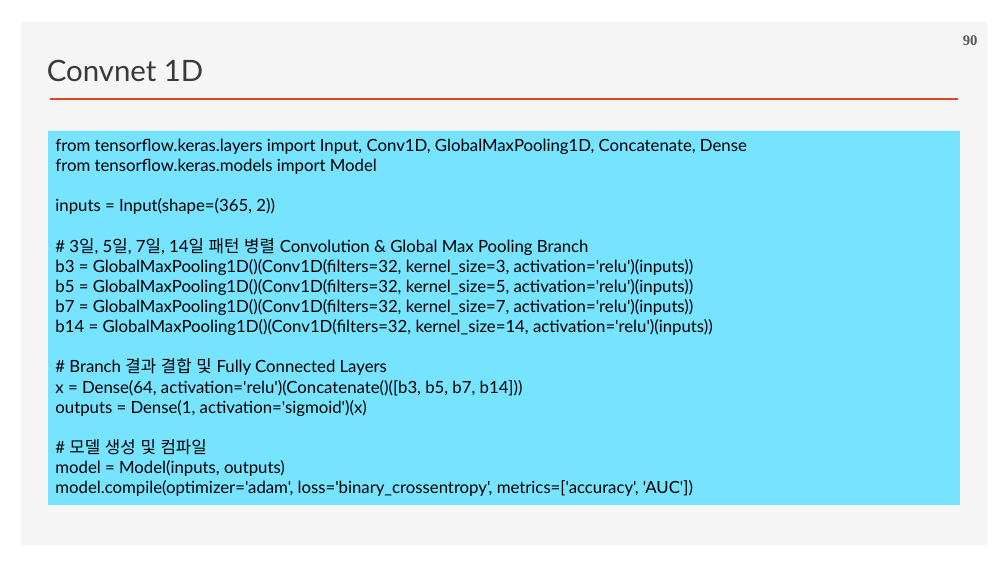
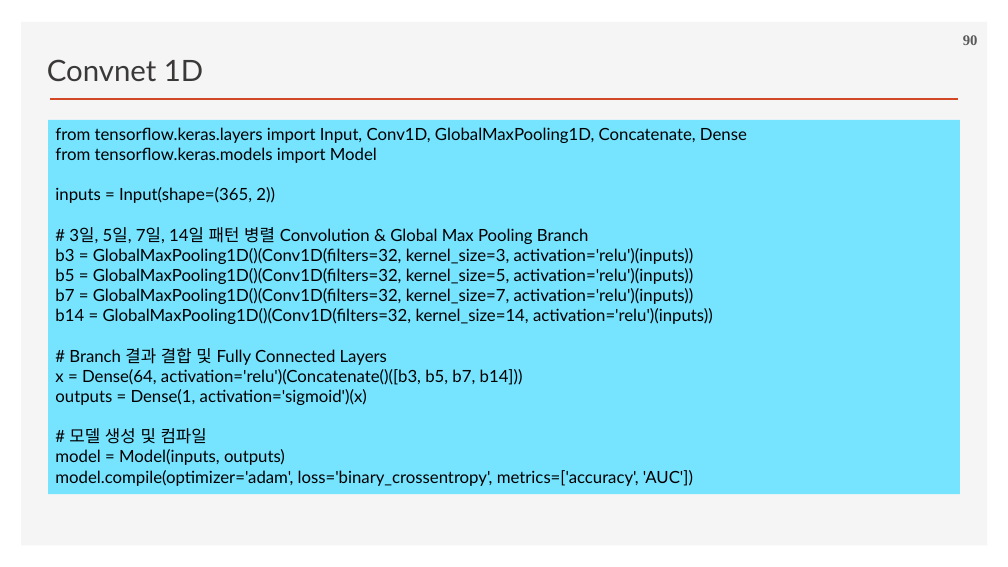
Before and after one commit to ancestor9/2026_Fall_Deep-Learning-with-Python, a slide deck: slide 90 of Chapter 08 Image Classification.pptx. Drawn at 1008x567 pixels with LibreOffice and Linux fonts; fonts in the diff are those of the drawing; background and template pictures are left out. Boxes give left, top, right and bottom in pixels: in the first picture for what was removed or moved away, otherwise in the second. Text is boxed around its words. In the diff, an @@ line names an element or a change of style, - is before the commit and + after.

```diff
--- a/Chapter 08 Image Classification.pptx
+++ b/Chapter 08 Image Classification.pptx
@@ rectangle "from tensorflow.keras.layers import Input, Conv1D, ...": place and size @@
-rectangle "from tensorflow.keras.layers import Input, Conv1D, ..." at (48,131,960,505)
+rectangle "from tensorflow.keras.layers import Input, Conv1D, ..." at (48,120,960,495)
```
Also in this commit, not shown: 3 other slides changed.
